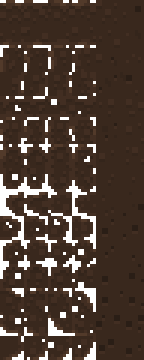
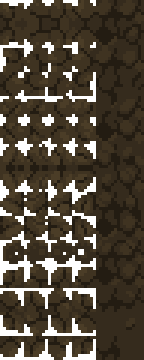
Layers edited between the first and the second (144, 360) image:
hid "bgDirt.png" over [0, 0, 144, 360]
added layer "bgCore.png" over [0, 0, 144, 360]
